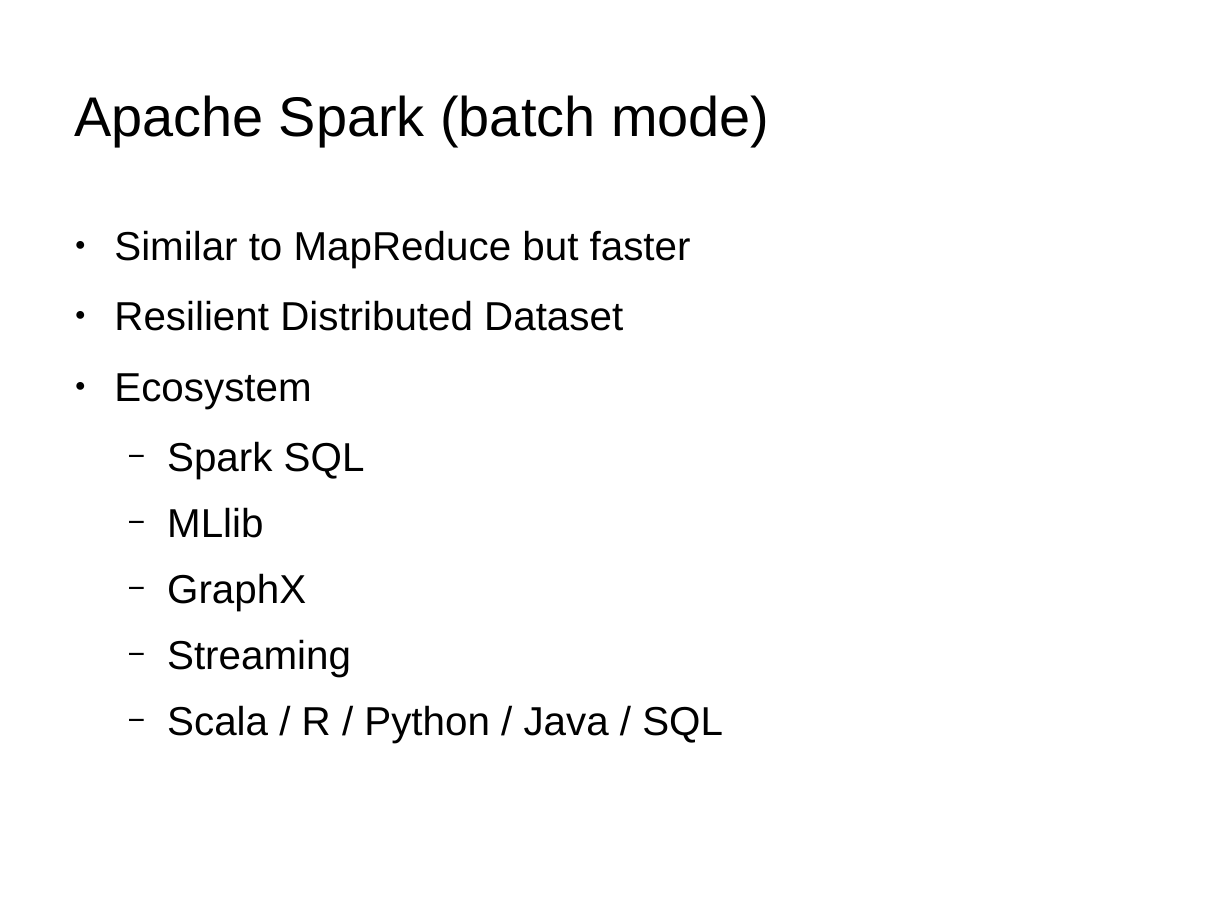
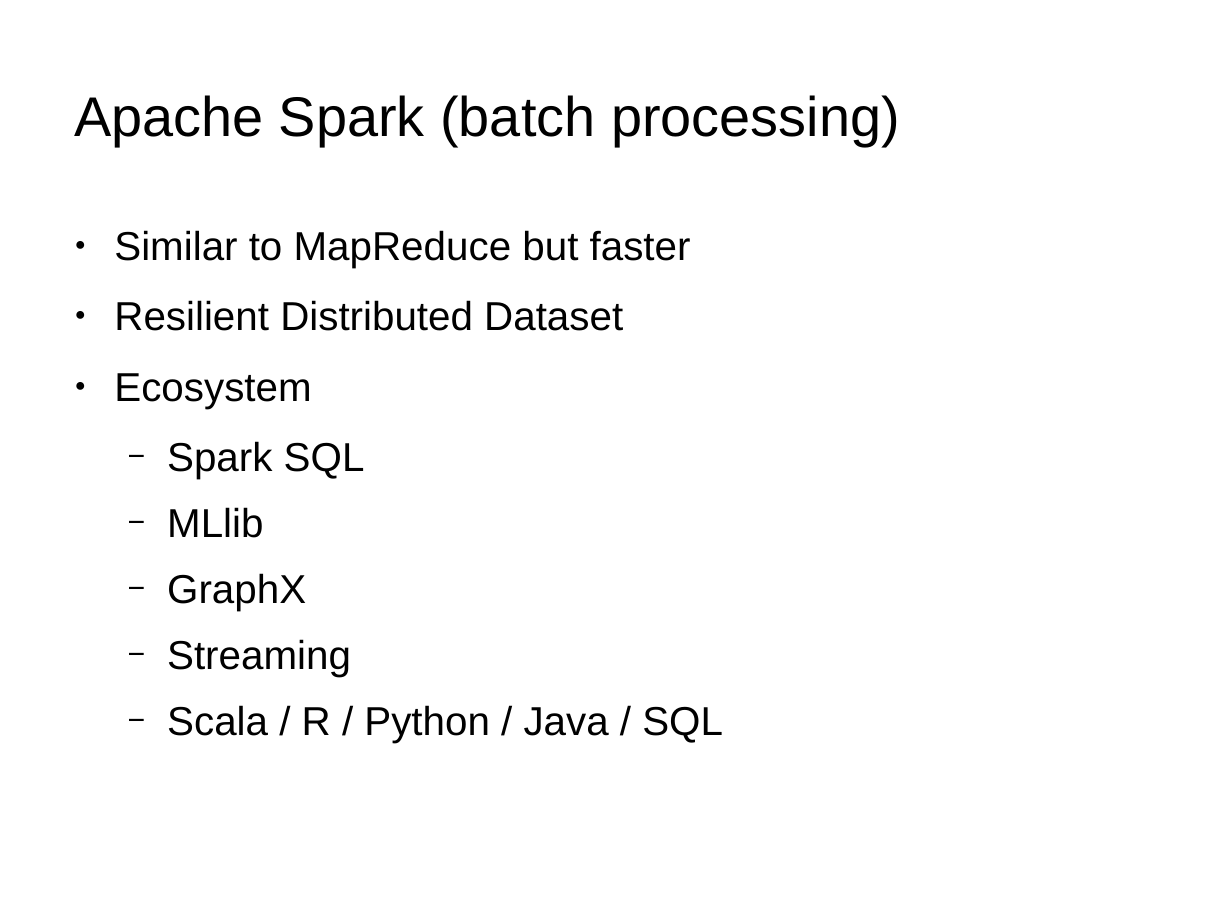
Before and after one commit to qiozas/Documents, a slide deck: slide 17 of fosscomm-2016/Big Data Streaming - FOSSCOMM 2016.odp (slide 16 before the commit). Drawn at 1232x924 pixels with LibreOffice and Linux fonts; fonts in the diff are those of the drawing; background and template pictures are left out. Boxes give left, top, right and bottom in pixels: in the first picture for what was removed or moved away, otherwise in the second. Text is boxed around its words. In the diff, an @@ line names an element or a change of style, - is before the commit and + after.

```diff
--- a/fosscomm-2016/Big Data Streaming - FOSSCOMM 2016.odp
+++ b/fosscomm-2016/Big Data Streaming - FOSSCOMM 2016.odp
@@ title at (74, 95, 900, 146): text changed @@
-Apache Spark (batch mode)
+Apache Spark (batch processing)
```
Also in this commit, not shown: 10 other slides changed, 1 slide added.
